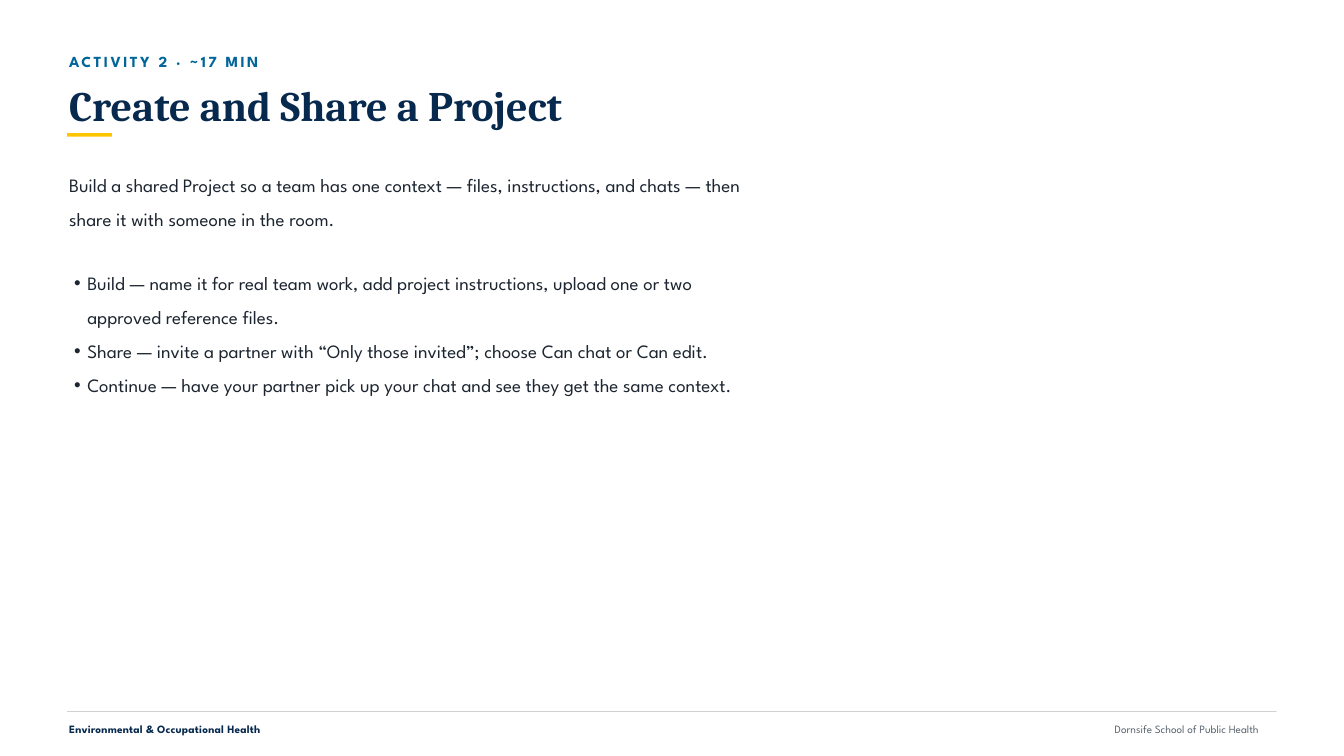
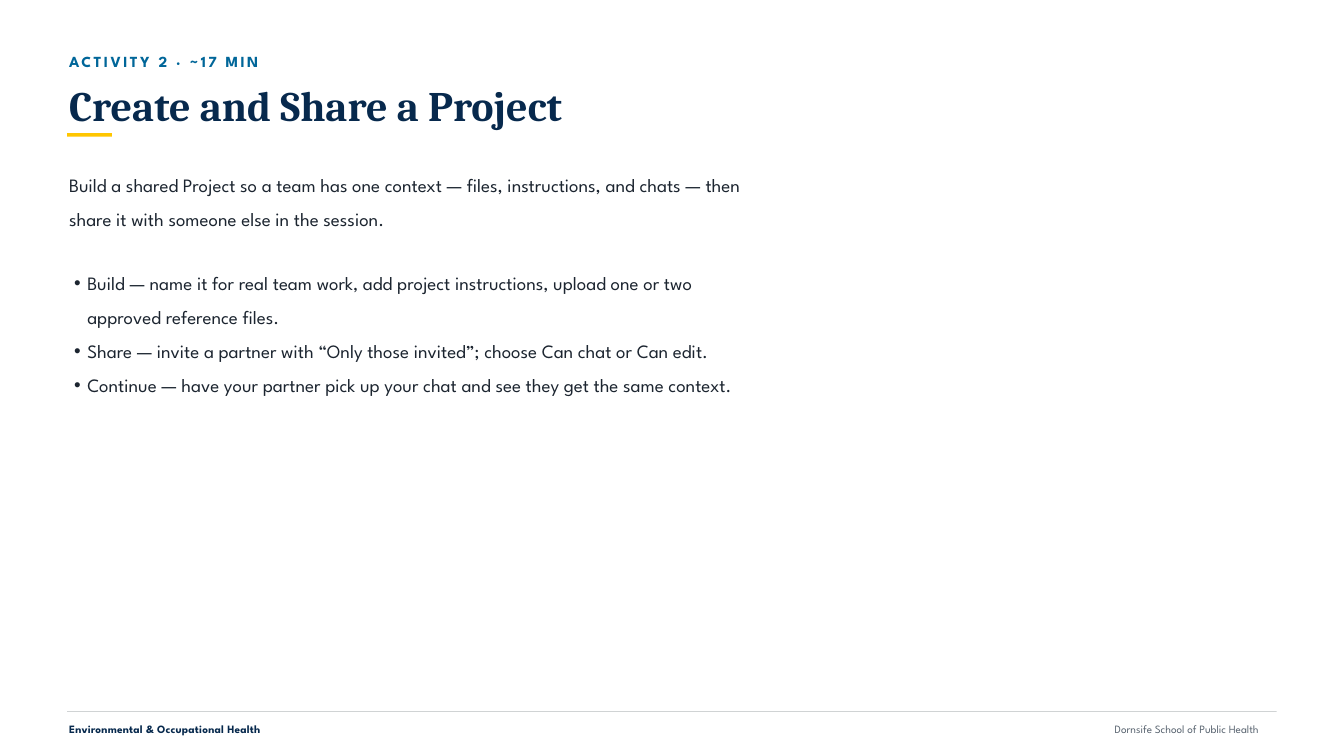
Before and after one commit to aquistbe/DSPH-Faculty-and-Staff-AI-Training, a slide deck: slide 10 of docs/slides/DSPH_Workshop3_Collaboration_on_Projects.pptx. Drawn at 1344x756 pixels with LibreOffice and Linux fonts; fonts in the diff are those of the drawing. Boxes give left, top, right and bottom in pixels: in the first picture for what was removed or moved away, otherwise in the second. Text is boxed around its words. In the diff, an @@ line names an element or a change of style, - is before the commit and + after.

```diff
--- a/docs/slides/DSPH_Workshop3_Collaboration_on_Projects.pptx
+++ b/docs/slides/DSPH_Workshop3_Collaboration_on_Projects.pptx
@@ text at [69, 179, 740, 227]: text changed @@
-Build a shared Project so a team has one context — files, instructions, and chats — then share it with someone in the room.
+Build a shared Project so a team has one context — files, instructions, and chats — then share it with someone else in the session.
```
Also in this commit, not shown: 26 other files.
